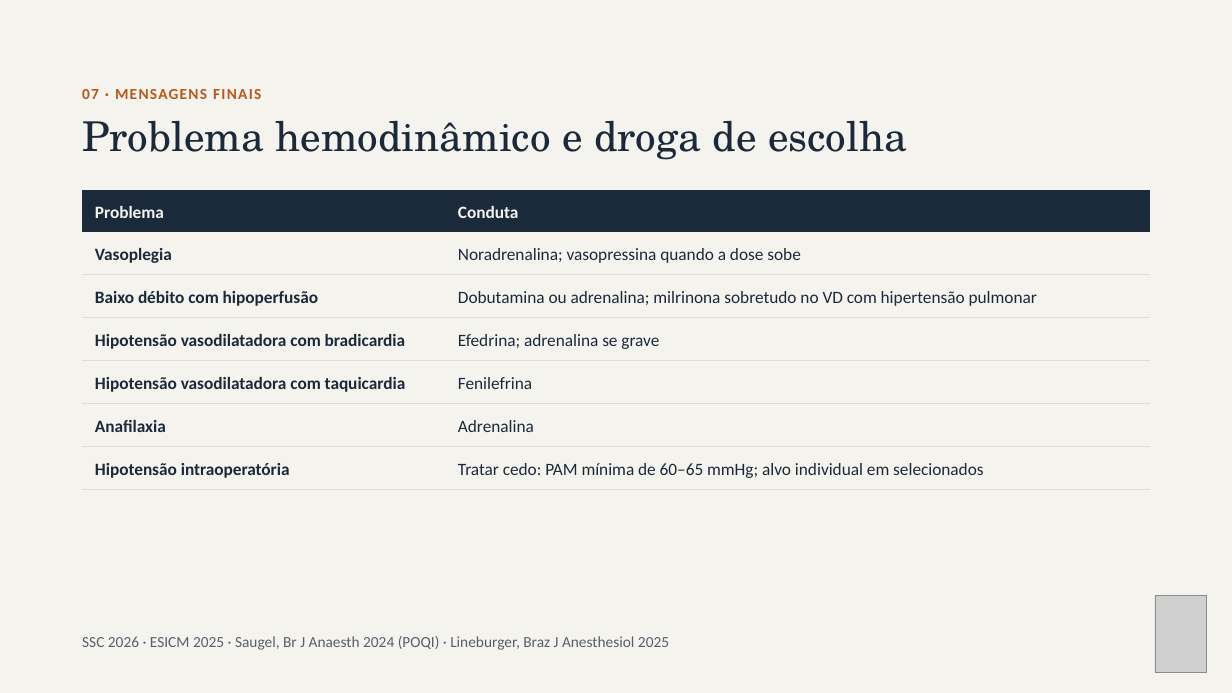
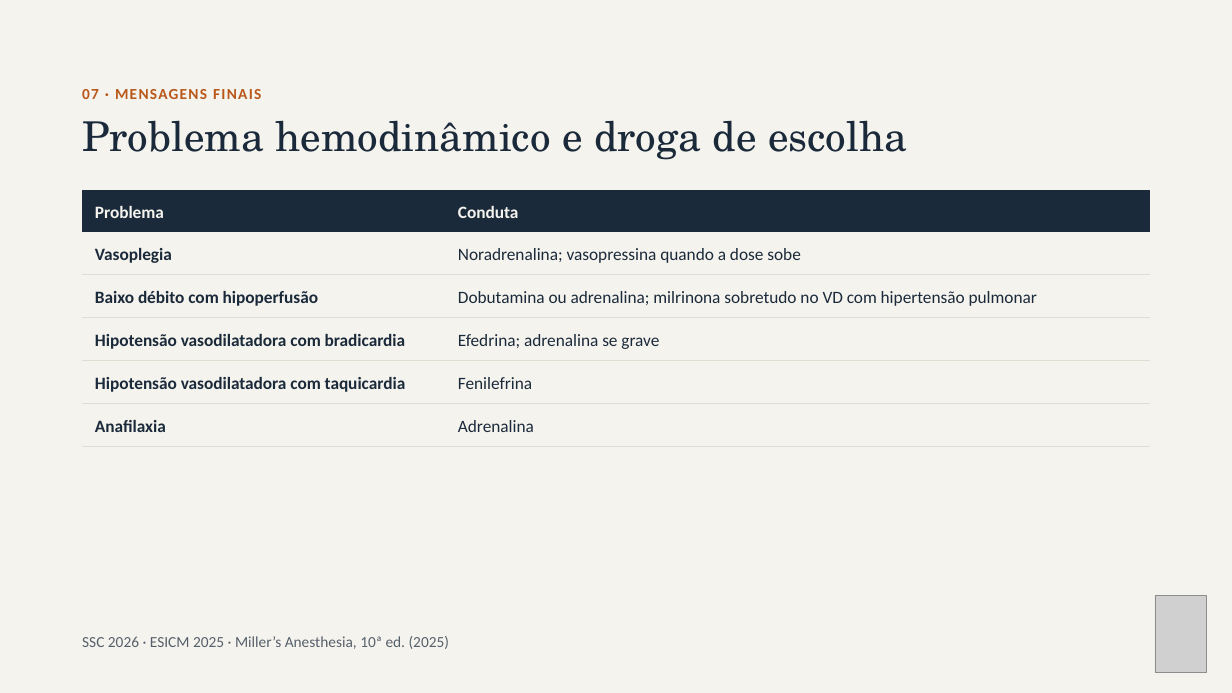
Before and after one commit to brunomoraesdubois-bit/Bruno, a slide deck: slide 15 of apresentacao/Aminas_Vasoativas.pptx (slide 17 before the commit). Drawn at 1232x693 pixels with LibreOffice and Linux fonts; fonts in the diff are those of the drawing; grey boxes stand for pictures. Boxes give left, top, right and bottom in pixels: in the first picture for what was removed or moved away, otherwise in the second. Text is boxed around its words. In the diff, an @@ line names an element or a change of style, - is before the commit and + after.

```diff
--- a/apresentacao/Aminas_Vasoativas.pptx
+++ b/apresentacao/Aminas_Vasoativas.pptx
@@ table removed at (82,446,1151,539), 1 rows, 2 columns @@
-Hipotensão intraoperatória | Tratar cedo: PAM mínima de 60–65 mmHg; alvo individual em selecionados
@@ text at (82,636,449,649): text changed @@
-SSC 2026 · ESICM 2025 · Saugel, Br J Anaesth 2024 (POQI) · Lineburger, Braz J Anesthesiol 2025
+SSC 2026 · ESICM 2025 · Miller’s Anesthesia, 10ª ed. (2025)
```
Also in this commit, not shown: 12 other slides changed, 2 slides removed, 23 other files.
